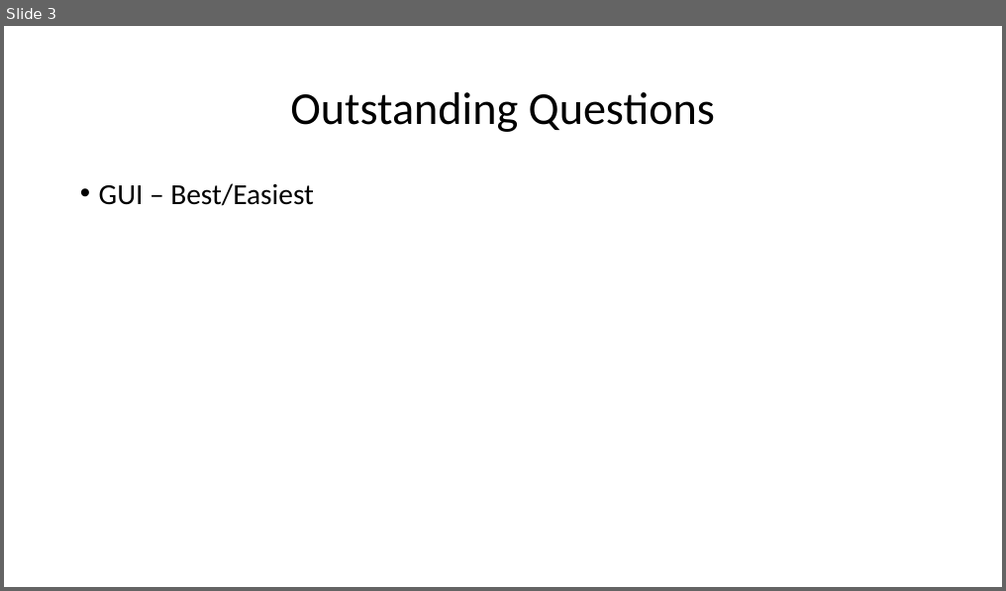
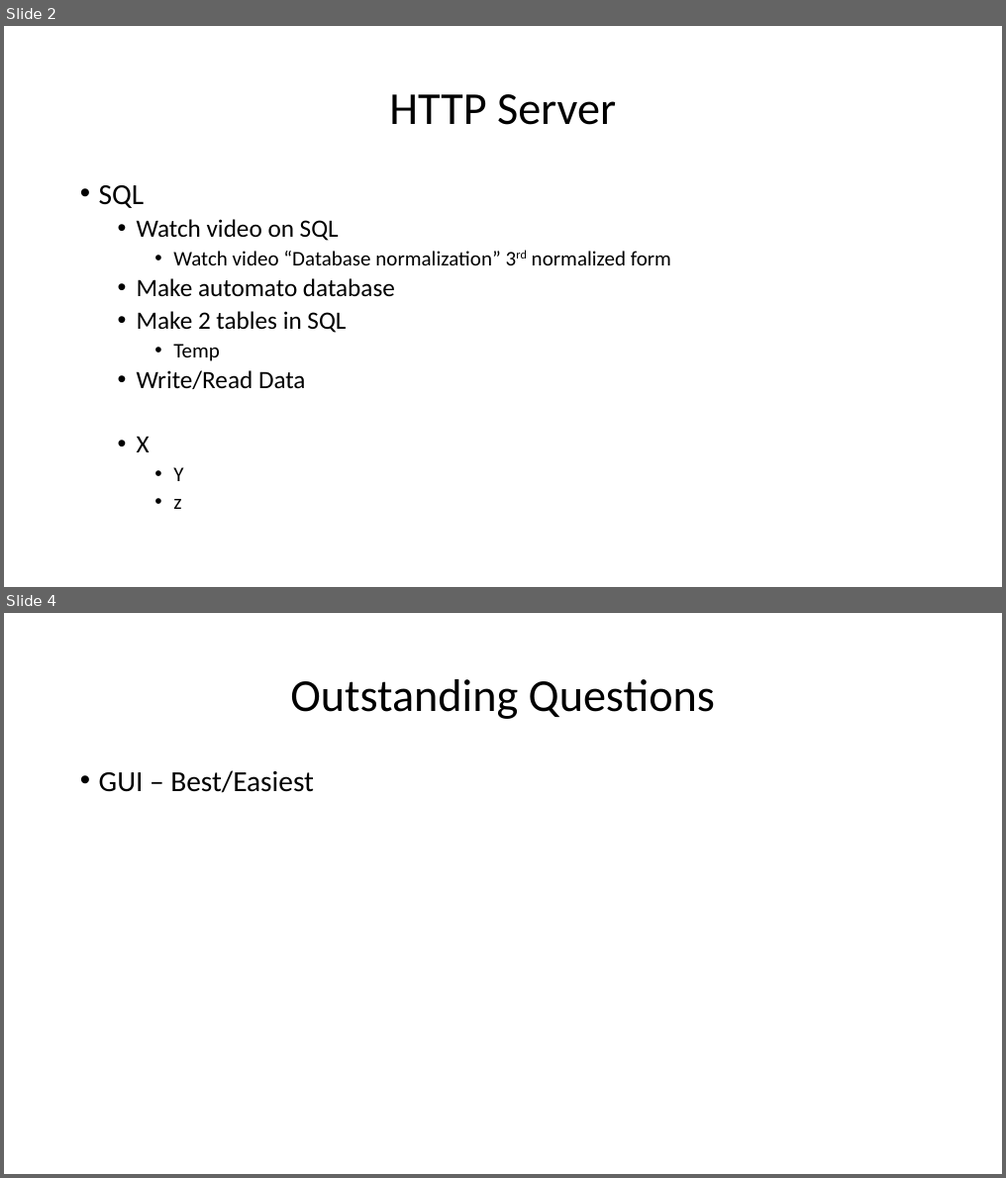
Before and after one commit to snowguy37/AUTOmato, a slide deck: Outline.pptx. Shown one above the other, each under a label of ours: slide 3 before the commit, slides 2 and 4 after it; the slides between them are not shown. The pictures are 1006x591 and 1006x1178 pixels, drawn with LibreOffice and Linux fonts; fonts in the diff are those of the drawing. Boxes give left, top, right and bottom in pixels: in the first picture for what was removed or moved away, otherwise in the second. Text is boxed around its words. In the diff, an @@ line names an element or a change of style, - is before the commit and + after.

Commit message:
HTTP Server Started, Outline updated, and DB Outline

```diff
--- a/Outline.pptx
+++ b/Outline.pptx
@@ slide 2 added at bbox=[4, 26, 1002, 587], background #FFFFFF @@
@@ title added at bbox=[389, 94, 616, 125], 44 pt, text #000000 @@
+HTTP Server
@@ text added at bbox=[99, 185, 671, 509], 24 pt, text #000000 @@
+• SQL
+  • Watch video on SQL
+    • Watch video “Database normalization” 3rd normalized form
+  • Make automato database
+  • Make 2 tables in SQL
+    • Temp
+  • Write/Read Data
+  • X
+    • Y
+    • z
@@ what was slide 3 is now slide 4 @@
```
Also in this commit, not shown: 1 slide changed, 1 other slide added, 1 slide removed, 3 other files.
